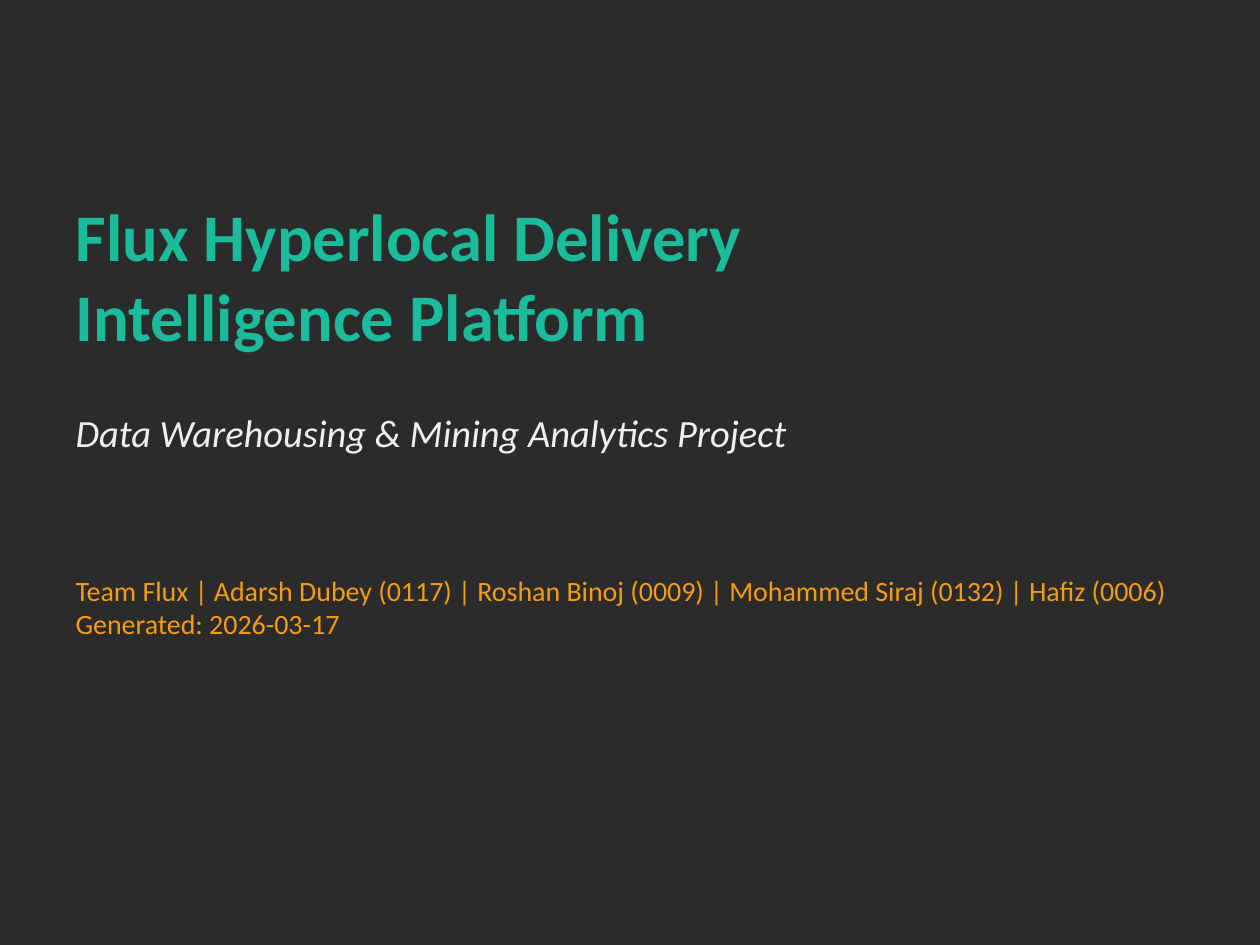
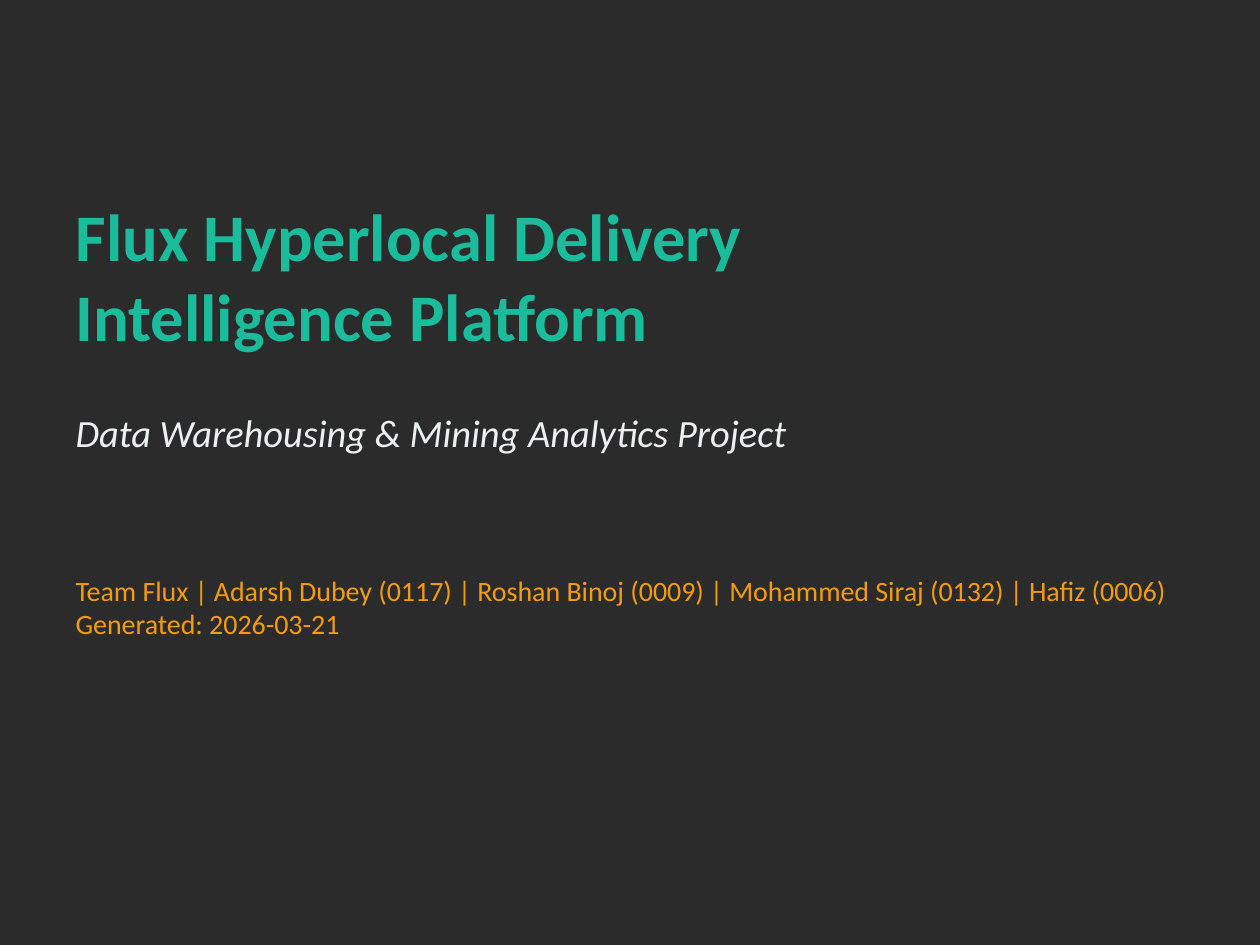
Before and after one commit to adarshiiit0117/Flux-Hyperlocal-Delivery-Intelligence-Platform-, a slide deck: slide 1 of Flux_Intelligence_Presentation.pptx. Drawn at 1260x945 pixels with LibreOffice and Linux fonts; fonts in the diff are those of the drawing; background and template pictures are left out; a plain dark background stands for a picture behind light text. Boxes give left, top, right and bottom in pixels: in the first picture for what was removed or moved away, otherwise in the second. Text is boxed around its words. In the diff, an @@ line names an element or a change of style, - is before the commit and + after.

```diff
--- a/Flux_Intelligence_Presentation.pptx
+++ b/Flux_Intelligence_Presentation.pptx
@@ text at (76, 580, 1165, 634): text changed @@
-Team Flux | Adarsh Dubey (0117) | Roshan Binoj (0009) | Mohammed Siraj (0132) | Hafiz (0006)
-Generated: 2026-03-17
+Team Flux | Adarsh Dubey (0117) | Roshan Binoj (0009) | Mohammed Siraj (0132) | Hafiz (0006)
+Generated: 2026-03-21
```
Also in this commit, not shown: 2 other slides changed, 20 other files.
